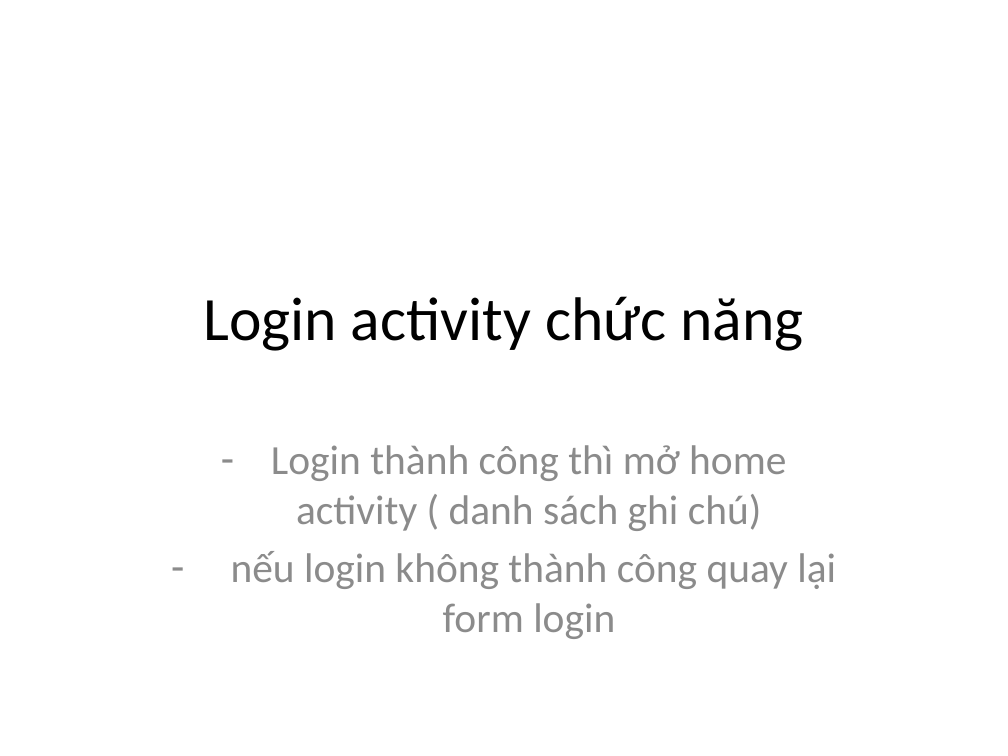
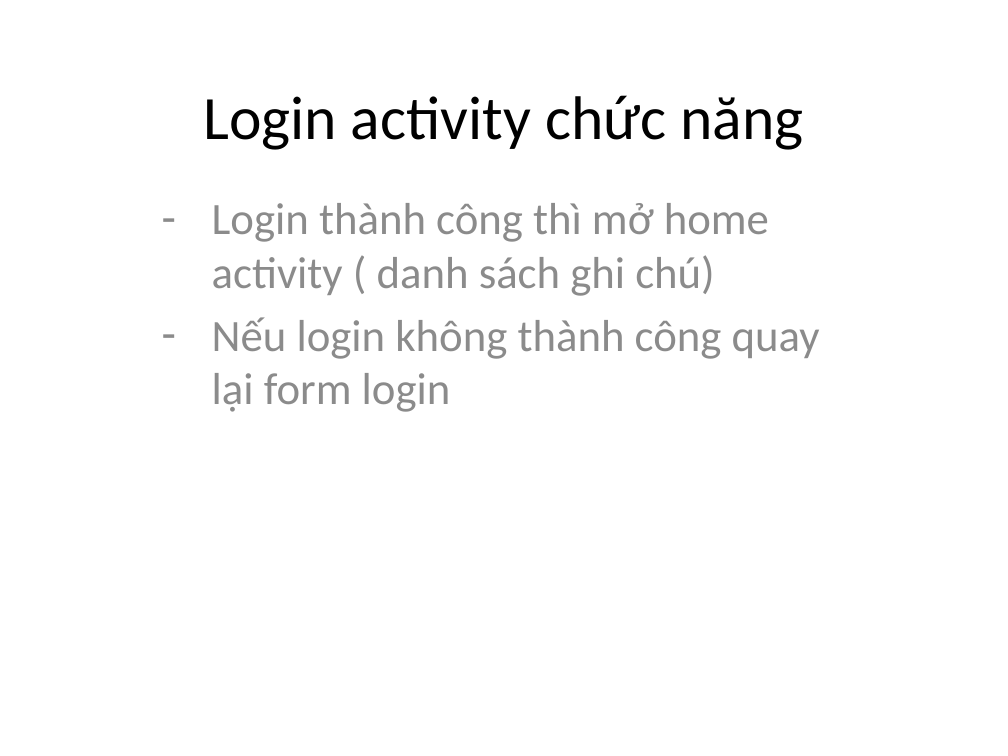
Before and after one commit to phamtuanchip/android, a slide deck: slide 8 of Mon Ky thuat lap trinh.pptx (slide 9 before the commit). Drawn at 1008x756 pixels with LibreOffice and Linux fonts; fonts in the diff are those of the drawing. Boxes give left, top, right and bottom in pixels: in the first picture for what was removed or moved away, otherwise in the second. Text is boxed around its words. In the diff, an @@ line names an element or a change of style, - is before the commit and + after.

```diff
--- a/Mon Ky thuat lap trinh.pptx
+++ b/Mon Ky thuat lap trinh.pptx
@@ title "Login activity chức năng": place and size @@
-title "Login activity chức năng" at <box>203,296,803,351</box>
+title "Login activity chức năng" at <box>203,95,803,150</box>
@@ subtitle "Login thành công thì mở ...": place and size @@
-subtitle "Login thành công thì mở ..." at <box>231,445,836,639</box>
+subtitle "Login thành công thì mở ..." at <box>212,203,820,412</box>
@@ subtitle at <box>212,203,769,296</box>: size 29.6 to 32 pt in "Login thành công thì mở home activity ..."; alignment centre to left @@
@@ subtitle at <box>212,317,820,412</box>: text changed; size 29.6 to 32 pt @@
-– nếu login không thành công quay lại form login
+– Nếu login không thành công quay lại form login
```
Also in this commit, not shown: 16 other slides changed, 7 slides added, 10 slides removed, 1 other file.
